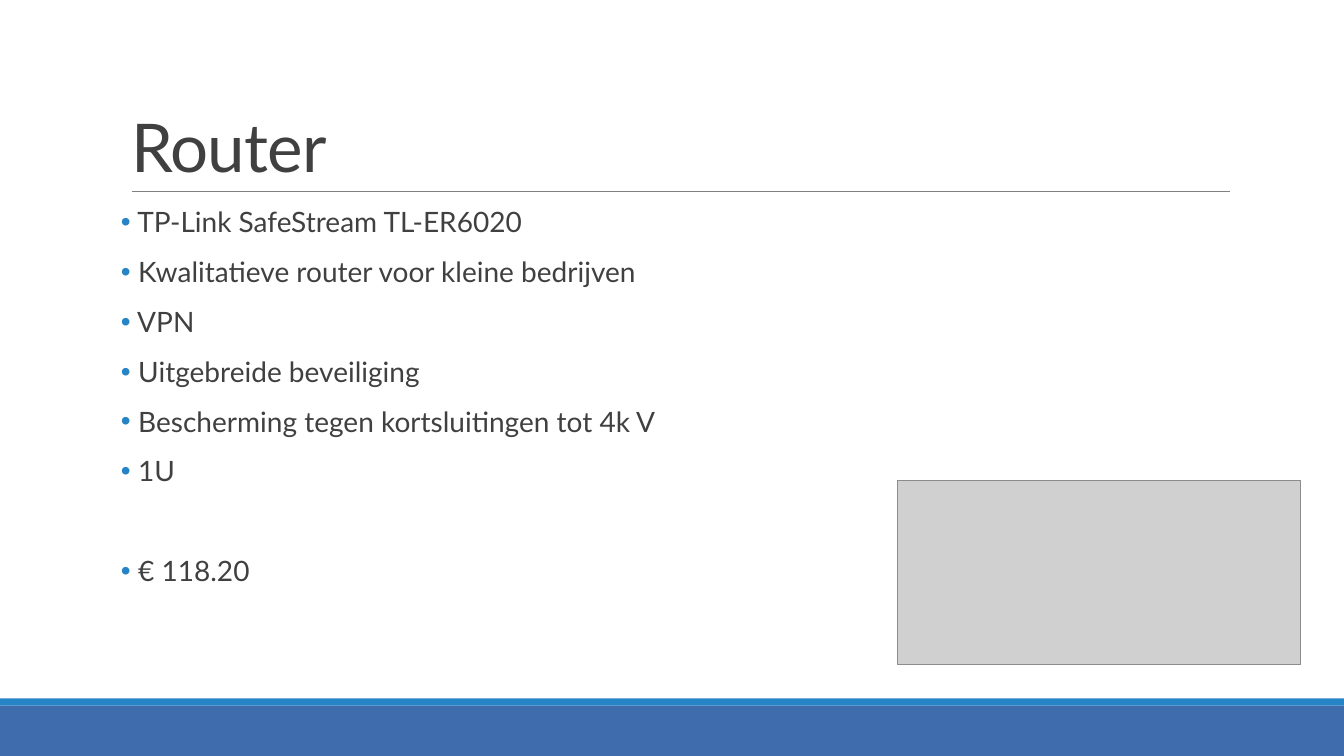
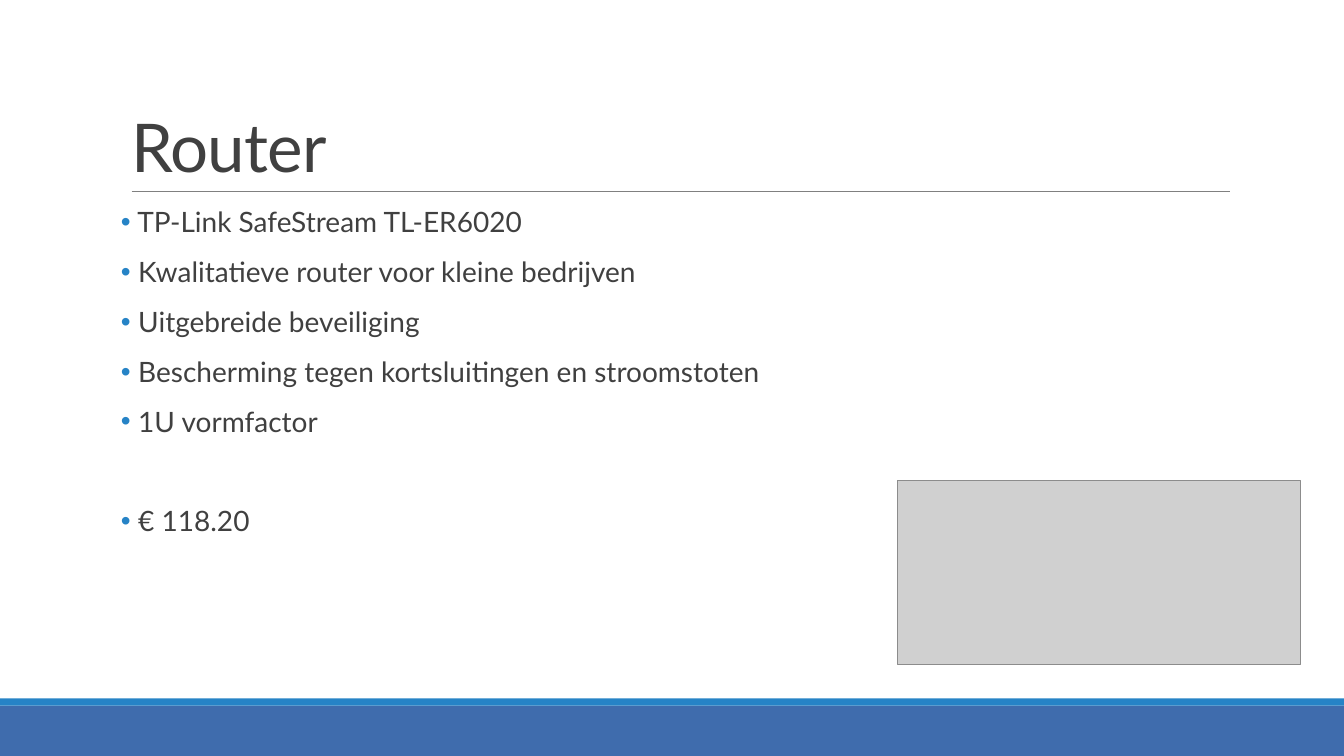
Before and after one commit to JensVL/projecten2, a slide deck: slide 7 of opdracht03/G36/Voorstelling G36.pptx. Drawn at 1344x756 pixels with LibreOffice and Linux fonts; fonts in the diff are those of the drawing; grey boxes stand for pictures. Boxes give left, top, right and bottom in pixels: in the first picture for what was removed or moved away, otherwise in the second. Text is boxed around its words. In the diff, an @@ line names an element or a change of style, - is before the commit and + after.

Commit message:
Small changes PWP G36

```diff
--- a/opdracht03/G36/Voorstelling G36.pptx
+++ b/opdracht03/G36/Voorstelling G36.pptx
@@ text at [137, 312, 194, 332]: paragraph removed @@
-• VPN
@@ text at [138, 361, 759, 433]: text changed @@
-• Bescherming tegen kortsluitingen tot 4k V
-• 1U
+• Bescherming tegen kortsluitingen en stroomstoten
+• 1U vormfactor
```
Also in this commit, not shown: 8 other slides changed.
